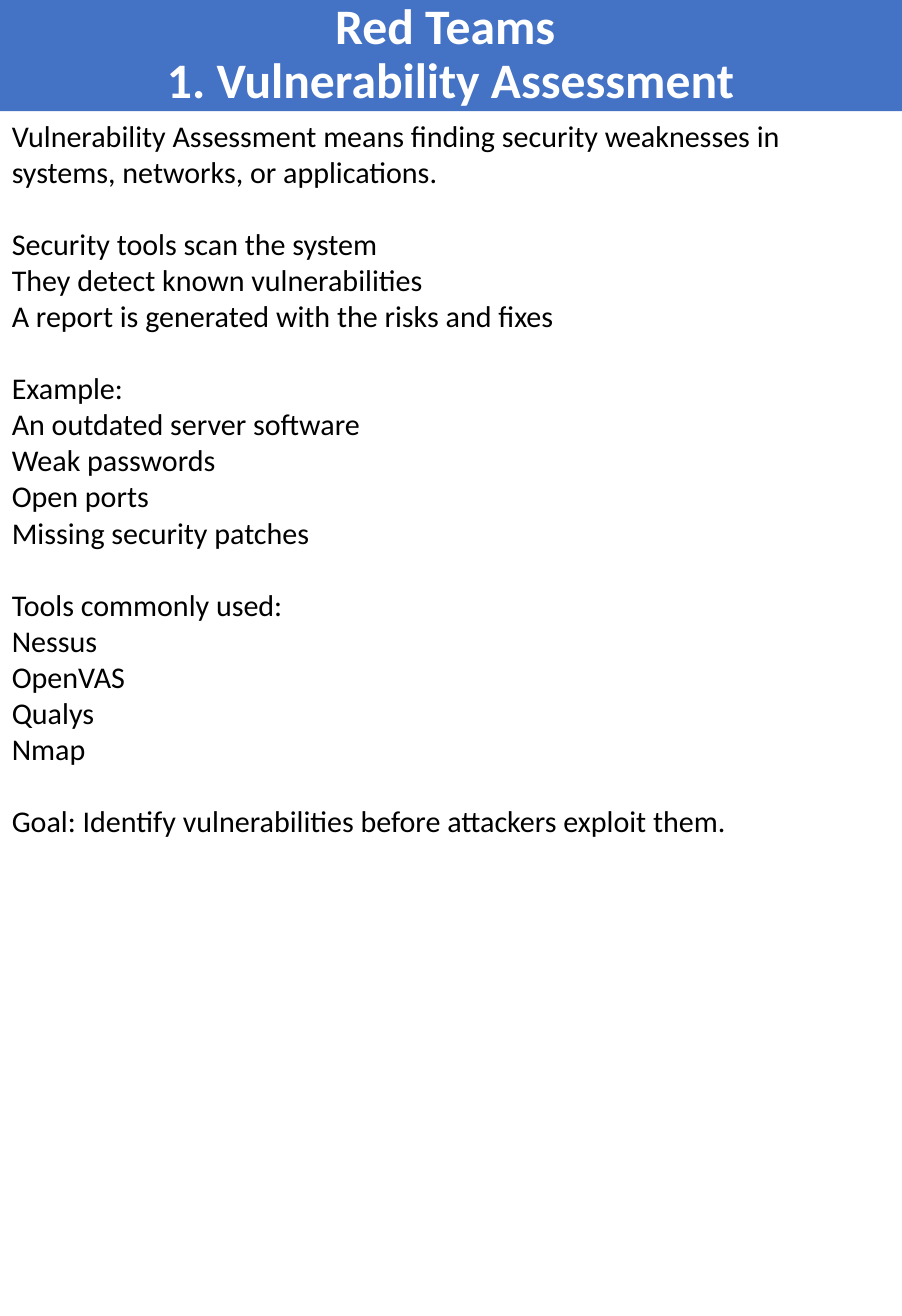
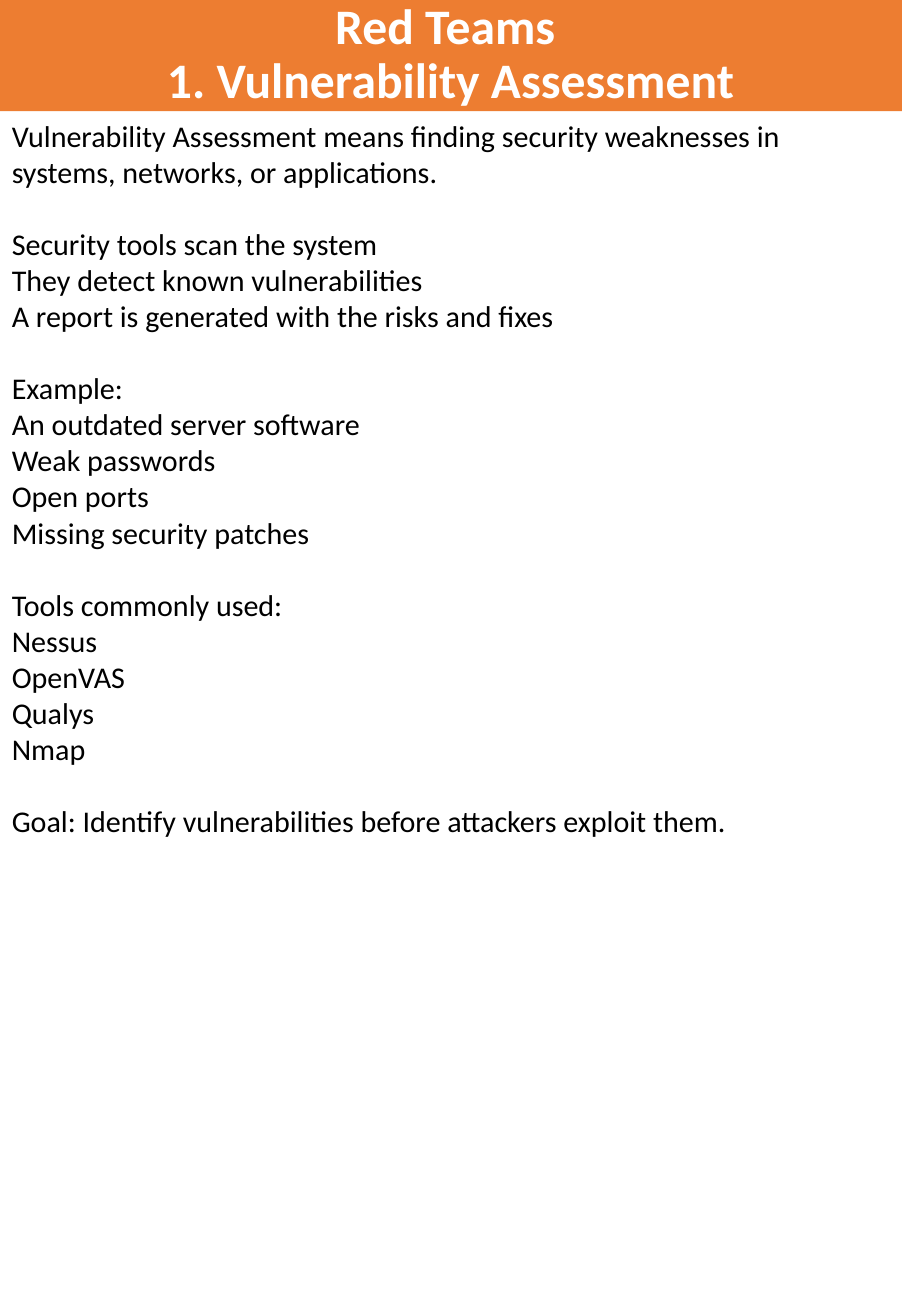
Before and after one commit to shankarpradhan/Networking, a slide deck: slide 11 of SASE/MITRE_ATTACK.pptx. Drawn at 902x1316 pixels with LibreOffice and Linux fonts; fonts in the diff are those of the drawing. Boxes give left, top, right and bottom in pixels: in the first picture for what was removed or moved away, otherwise in the second. Text is boxed around its words. In the diff, an @@ line names an element or a change of style, - is before the commit and + after.

```diff
--- a/SASE/MITRE_ATTACK.pptx
+++ b/SASE/MITRE_ATTACK.pptx
@@ title "Red Teams 1. Vulnerability Assessment" at (x1=0, y1=0, x2=902, y2=112): fill #4472C4 to #ED7D31 @@
```
Also in this commit, not shown: 4 slides added.
